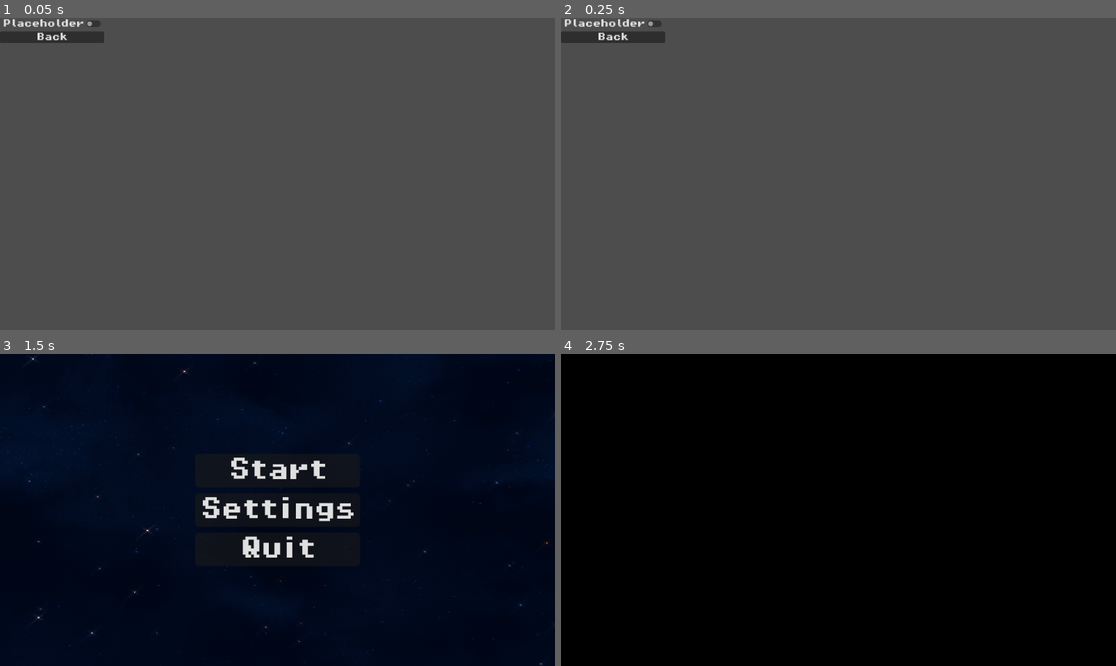
Above: before the commit, frames 1-4 (two rows, left to right).
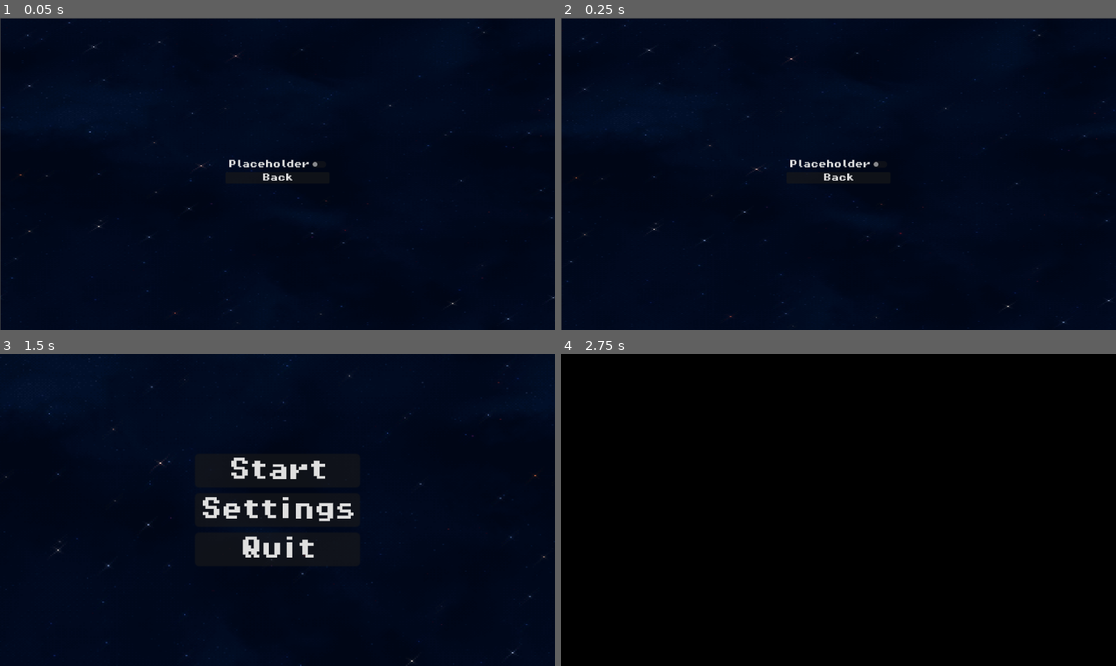
Above: after the commit, the same moments.

Repository: ECS-179-Game-Project/Space-Chase-Game
Game: Godot game, scene res://scenes/settings_menu.tscn
Two runs of this game, one before a commit and one after it. Both use one fixed random seed, a clock stepped at 60 frames per second and the inputs below. This scene is started directly instead of the project's main scene.
Inputs:
- Up to frame 1 (0.05 s): no input
- Up to frame 2 (0.25 s): no input
- Up to frame 3 (1.5 s): click "Placeholder" at 0.5 s; click "Back" at 1.25 s
- Up to frame 4 (2.75 s): click "Start" at 2 s

The runs differ from the first frame. In frame 1, 100% of the frame differs, in the area x 0-100%, y 0-100%; in frame 2, 100%; in frame 3, 0.3%; in frame 4, nothing differs.

Commit message:
added background to the setting menu

Diff:
--- a/space-chase/scenes/main_menu.tscn
+++ b/space-chase/scenes/main_menu.tscn
@@ -26,11 +26,16 @@
 [node name="TextureRect" type="TextureRect" parent="."]
 texture_repeat = 2
 material = SubResource("ShaderMaterial_an5hx")
-layout_mode = 0
-offset_left = -233.0
-offset_top = -112.0
-offset_right = 225.0
-offset_bottom = 208.0
+layout_mode = 1
+anchors_preset = 15
+anchor_right = 1.0
+anchor_bottom = 1.0
+offset_left = -215.0
+offset_top = -160.0
+offset_right = 215.0
+offset_bottom = 160.0
+grow_horizontal = 2
+grow_vertical = 2
 texture = ExtResource("2_mneb7")
 
 [node name="MarginContainer" type="MarginContainer" parent="."]
--- a/space-chase/scenes/settings_menu.tscn
+++ b/space-chase/scenes/settings_menu.tscn
@@ -1,22 +1,62 @@
-[gd_scene load_steps=3 format=3 uid="uid://5tk8vpgwlokx"]
+[gd_scene load_steps=6 format=3 uid="uid://5tk8vpgwlokx"]
 
 [ext_resource type="Script" path="res://scripts/settings_menu.gd" id="1_orapq"]
 [ext_resource type="FontFile" uid="uid://bkmn2h3knu02d" path="res://assets/fonts/PixelOperator8-Bold.ttf" id="2_bof0k"]
+[ext_resource type="Texture2D" uid="uid://b47355i5hrilt" path="res://assets/sprites/pixelart_starfields/pixelart_starfield_diagonal_diffraction_spikes.png" id="2_mswtm"]
+[ext_resource type="Shader" path="res://scenes/settingscroll.gdshader" id="2_tq67w"]
+
+[sub_resource type="ShaderMaterial" id="ShaderMaterial_e7uwf"]
+shader = ExtResource("2_tq67w")
+shader_parameter/speed = 0.05
 
 [node name="SettingsMenu" type="Control"]
 layout_mode = 3
-anchors_preset = 0
-offset_right = 40.0
-offset_bottom = 40.0
+anchors_preset = 8
+anchor_left = 0.5
+anchor_top = 0.5
+anchor_right = 0.5
+anchor_bottom = 0.5
+offset_left = -20.0
+offset_top = -20.0
+offset_right = 20.0
+offset_bottom = 20.0
+grow_horizontal = 2
+grow_vertical = 2
+size_flags_vertical = 4
 script = ExtResource("1_orapq")
 
+[node name="TextureRect" type="TextureRect" parent="."]
+texture_repeat = 2
+material = SubResource("ShaderMaterial_e7uwf")
+layout_mode = 1
+anchors_preset = 15
+anchor_right = 1.0
+anchor_bottom = 1.0
+offset_left = -555.0
+offset_top = -303.0
+offset_right = 557.0
+offset_bottom = 305.0
+grow_horizontal = 2
+grow_vertical = 2
+texture = ExtResource("2_mswtm")
+
 [node name="MarginContainer" type="MarginContainer" parent="."]
-layout_mode = 0
-offset_right = 40.0
-offset_bottom = 40.0
+layout_mode = 1
+anchors_preset = 7
+anchor_left = 0.5
+anchor_top = 1.0
+anchor_right = 0.5
+anchor_bottom = 1.0
+offset_left = -108.0
+offset_top = -52.0
+offset_right = 108.0
+grow_horizontal = 2
+grow_vertical = 0
 
 [node name="VBoxContainer" type="VBoxContainer" parent="MarginContainer"]
 layout_mode = 2
+size_flags_horizontal = 4
+size_flags_vertical = 4
 
 [node name="SettingsPlaceholder" type="CheckButton" parent="MarginContainer/VBoxContainer"]
 layout_mode = 2
--- /dev/null
+++ b/space-chase/scenes/settingscroll.gdshader
@@ -0,0 +1,8 @@
+shader_type canvas_item;
+
+uniform float speed = .05;
+
+void vertex() {
+	UV.x += TIME * speed;
+	UV.y += -TIME * speed;
+}
